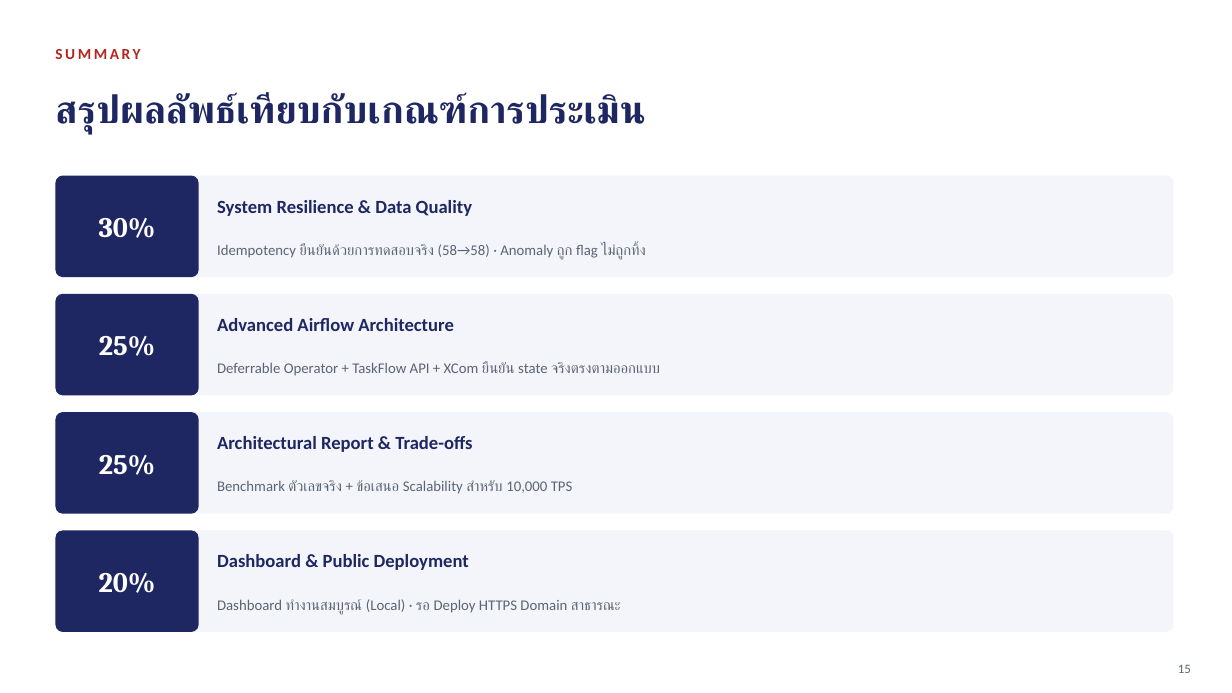
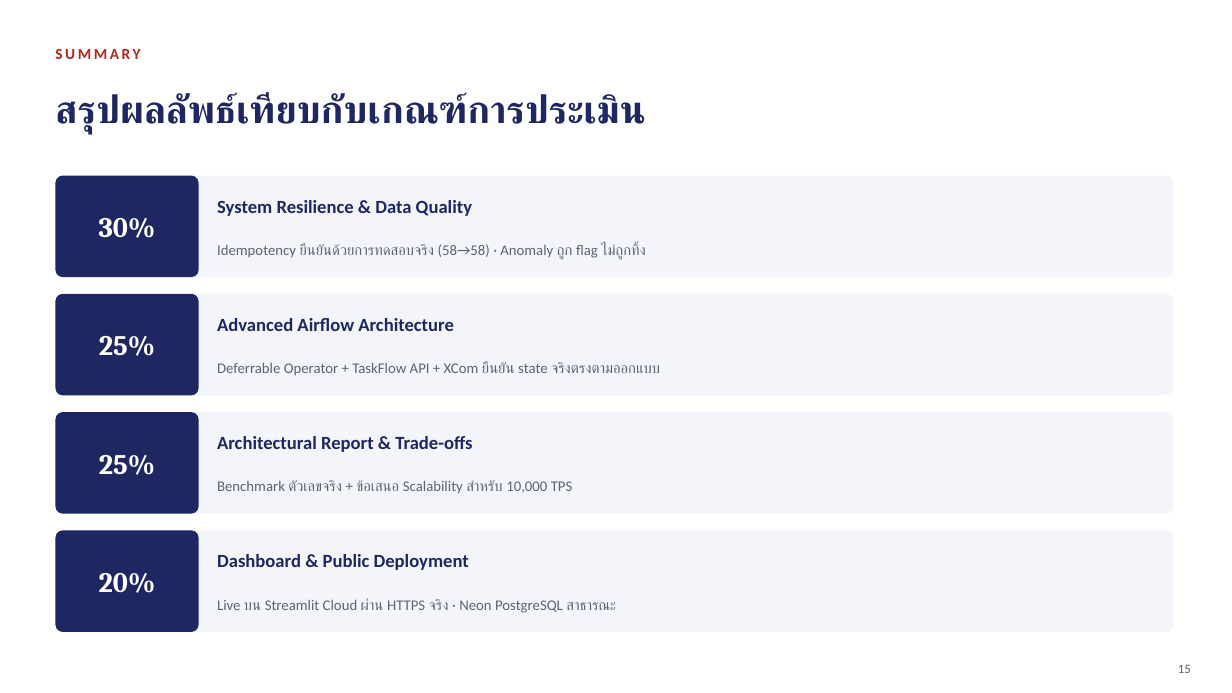
Before and after one commit to KankaveeRamsri/pos-anomaly-pipeline, a slide deck: slide 15 of slides/pos_pipeline_presentation.pptx. Drawn at 1232x693 pixels with LibreOffice and Linux fonts; fonts in the diff are those of the drawing. Boxes give left, top, right and bottom in pixels: in the first picture for what was removed or moved away, otherwise in the second. Text is boxed around its words. In the diff, an @@ line names an element or a change of style, - is before the commit and + after.

```diff
--- a/slides/pos_pipeline_presentation.pptx
+++ b/slides/pos_pipeline_presentation.pptx
@@ text at (217,598,616,613): text changed @@
-Dashboard ทำงานสมบูรณ์ (Local) · รอ Deploy HTTPS Domain สาธารณะ
+Live บน Streamlit Cloud ผ่าน HTTPS จริง · Neon PostgreSQL สาธารณะ
```
Also in this commit, not shown: 1 other slide changed, 1 other file.
